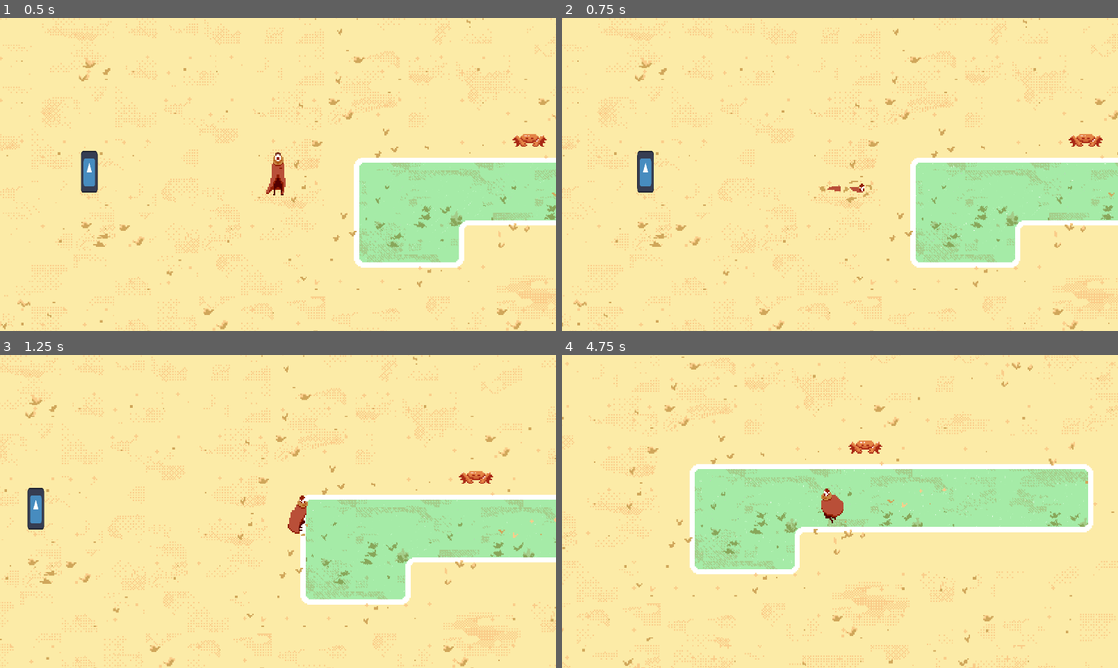
Above: before the commit, frames 1-4 (two rows, left to right).
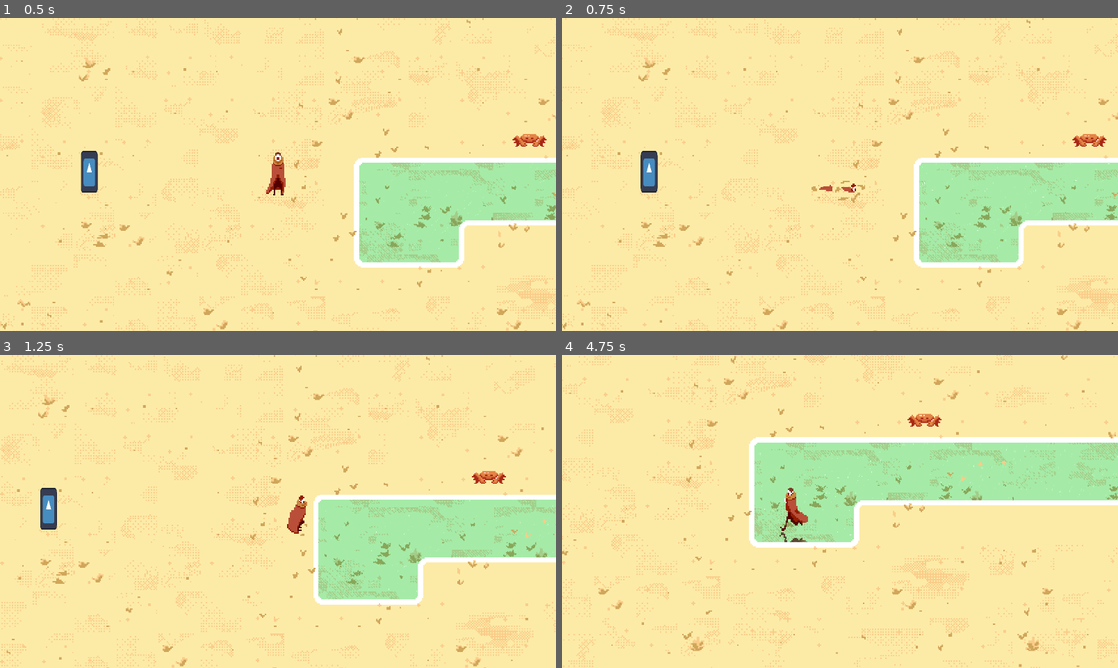
Above: after the commit, the same moments.

Repository: Lukko-Digital/Sift
Game: Godot game, scene res://scenes/main.tscn
Same seed, same stepped clock (60 frames per second), same inputs: the game is played once before the commit and once after it. The engine's default icon, where the game draws it, is replaced by a stand-in: a white triangle on a blue panel in a dark square.
Inputs:
- Up to frame 1 (0.5 s): no input
- Up to frame 2 (0.75 s): tap Enter at 0.5 s; hold D (right) from 0.53 s (still down); tap Space (dash) at 0.6 s
- Up to frame 3 (1.25 s): keep holding D (right)
- Up to frame 4 (4.75 s): release D (right) at 1.28 s; hold S (down) 1.28-2.03 s; tap Space (dash) at 1.35, 2.3, 2.85, 3.6, 4.55 s; hold D (right) 2.03-2.78 s; tap E (interact) at 2.1, 4.35 s; hold W (up) 2.78-3.53 s; hold A (left) from 3.53 s (still down)

Frame 1 is identical in both runs. In frame 2, 9.3% of the frame differs, in the area x 0-100%, y 0-100%; in frame 3, 11%; in frame 4, 26%.

Commit message:
sort by y and animation bugs

Diff:
--- a/scenes/main.tscn
+++ b/scenes/main.tscn
@@ -9,6 +9,7 @@
 [ext_resource type="PackedScene" uid="uid://dxblb7s0p3c5n" path="res://scenes/enemies/crab.tscn" id="8_a7cgk"]
 
 [node name="main" type="Node2D"]
+y_sort_enabled = true
 
 [node name="Main_Tile" type="TileMap" parent="."]
 z_index = -10
--- a/scenes/player.tscn
+++ b/scenes/player.tscn
@@ -54,7 +54,7 @@
 "times": PackedFloat32Array(0),
 "transitions": PackedFloat32Array(1),
 "update": 1,
-"values": [1]
+"values": [6]
 }
 
 [sub_resource type="Animation" id="Animation_cblxp"]
@@ -126,7 +126,7 @@
 "times": PackedFloat32Array(0),
 "transitions": PackedFloat32Array(1),
 "update": 1,
-"values": [1]
+"values": [6]
 }
 
 [sub_resource type="Animation" id="Animation_un4cl"]
@@ -198,7 +198,7 @@
 "times": PackedFloat32Array(0),
 "transitions": PackedFloat32Array(1),
 "update": 1,
-"values": [1]
+"values": [6]
 }
 
 [sub_resource type="Animation" id="Animation_8wl5f"]
@@ -270,7 +270,7 @@
 "times": PackedFloat32Array(0),
 "transitions": PackedFloat32Array(1),
 "update": 1,
-"values": [1]
+"values": [6]
 }
 
 [sub_resource type="Animation" id="Animation_7xy02"]
@@ -643,13 +643,14 @@
 radius = 1.0
 
 [node name="player" type="CharacterBody2D"]
+collision_mask = 6
 script = ExtResource("1_81117")
 
 [node name="Sprite2D" type="Sprite2D" parent="."]
 position = Vector2(0.54, 5.77)
 texture = ExtResource("2_mi7hx")
 hframes = 163
-frame = 1
+frame = 51
 
 [node name="AnimationPlayer" type="AnimationPlayer" parent="Sprite2D"]
 libraries = {
--- a/scripts/player/sand_dash.gd
+++ b/scripts/player/sand_dash.gd
@@ -21,6 +21,7 @@
 
 	time = 1.3
 	animation_tree["parameters/playback"].travel("SandDash")
+	character.velocity = animation_tree["parameters/Walk/blend_position"]
 
 	if abs(character.velocity.x) > abs(character.velocity.y):
 		animation_tree["parameters/SandDash/blend_position"] = Vector2(character.velocity.x / abs(character.velocity.x), 0)
@@ -42,6 +43,7 @@
 		Input.get_axis("left", "right"), Input.get_axis("up", "down")
 	).normalized()
 
+	#Recast dash
 	if (Input.is_action_just_pressed("dash") or buffer_stop) and parent_state.dash_timer.time_left > END_FRAMES:
 		if parent_state.dash_timer.time_left < time - START_FRAMES:
 			animation_tree["parameters/SandDash/" + str(dig_direction) + "/playback"].travel("end")
@@ -50,15 +52,18 @@
 		elif parent_state.dash_timer.time_left < time - START_LAG:
 			buffer_stop = true
 
+	#Entering shore
 	elif shore_checker.is_colliding() and parent_state.dash_timer.time_left > END_FRAMES:
 		character.velocity = (shore_checker.get_collision_point() - shore_checker.global_position) * 1.8
 		stopped = true
 		animation_tree["parameters/SandDash/" + str(dig_direction) + "/playback"].travel("end")
 		parent_state.dash_timer.start(END_FRAMES)
 
+	#Entering end frames
 	elif abs(parent_state.dash_timer.time_left - END_FRAMES) <= 0.01:
 		animation_tree["parameters/SandDash/" + str(dig_direction) + "/playback"].travel("end")
 
+	#End of start frames
 	elif abs(time - START_FRAMES - parent_state.dash_timer.time_left) <= 0.01:
 		animation_tree["parameters/SandDash/" + str(dig_direction) + "/playback"].travel("dig")
 
--- a/scripts/player/states/idle.gd
+++ b/scripts/player/states/idle.gd
@@ -5,12 +5,7 @@
 
 func enter():
 	animation_tree["parameters/playback"].travel("Idle")
-	if character.velocity.length() == 0:
-		pass
-	elif abs(character.velocity.x) > abs(character.velocity.y):
-		animation_tree["parameters/Idle/blend_position"] = Vector2(character.velocity.x / abs(character.velocity.x), 0)
-	else:
-		animation_tree["parameters/Idle/blend_position"] = Vector2(0, character.velocity.y / abs(character.velocity.y))
+	animation_tree["parameters/Idle/blend_position"] = animation_tree["parameters/Walk/blend_position"]
 
 func handle_physics(delta: float):
 	character.velocity = character.velocity.move_toward(Vector2.ZERO, DECEL*delta)
